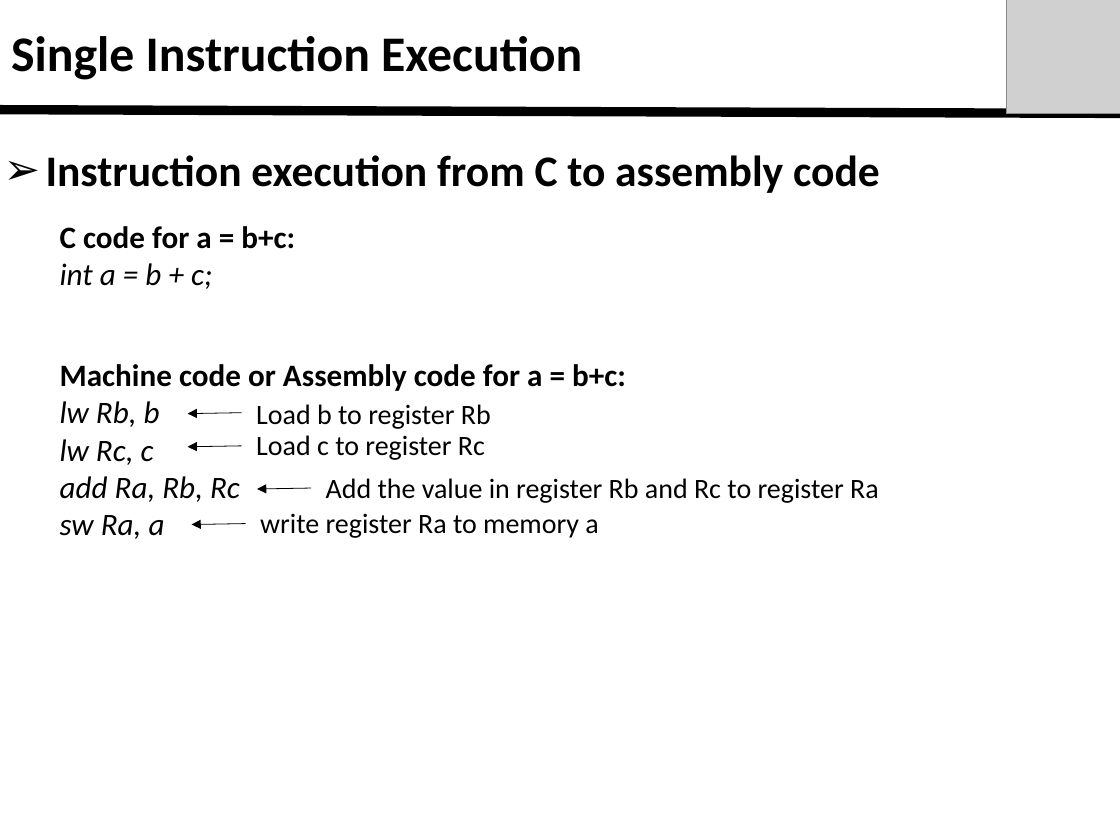
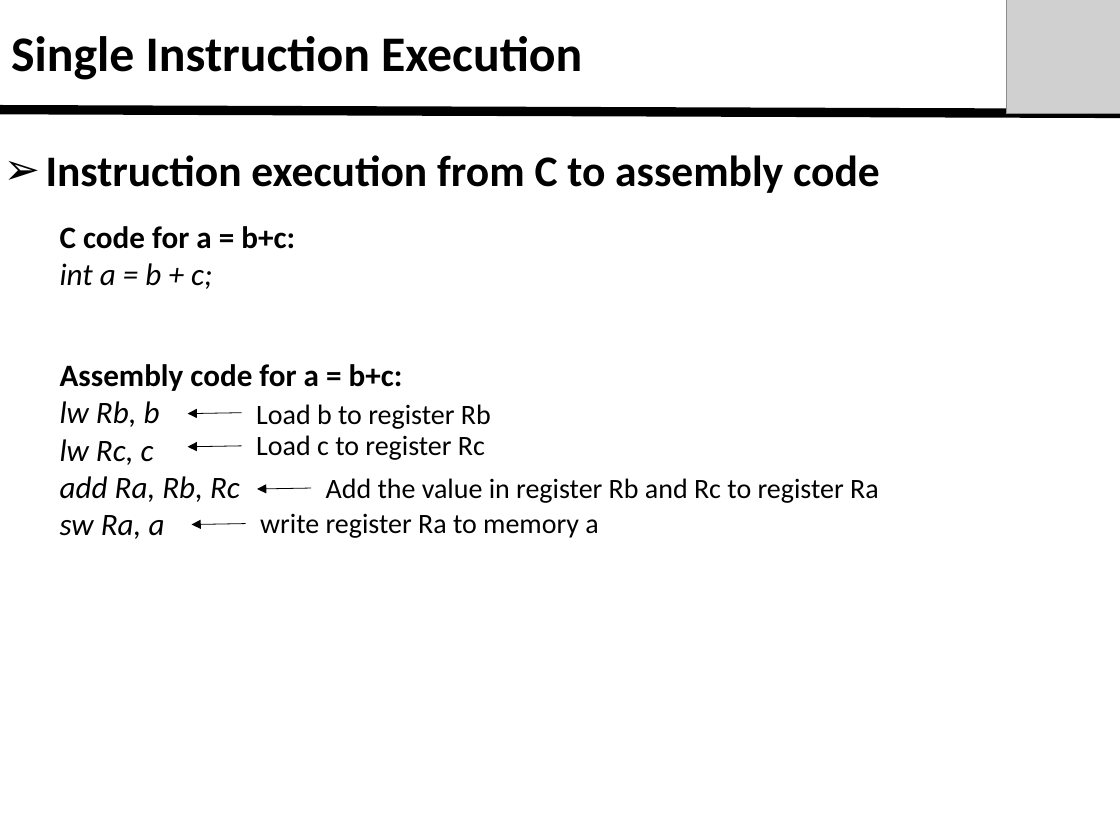
Before and after one commit to zouan616/Job-Hunting, a slide deck: slide 2 of lecture.pptx. Drawn at 1120x840 pixels with LibreOffice and Linux fonts; fonts in the diff are those of the drawing; grey boxes stand for pictures. Boxes give left, top, right and bottom in pixels: in the first picture for what was removed or moved away, otherwise in the second. Text is boxed around its words. In the diff, an @@ line names an element or a change of style, - is before the commit and + after.

```diff
--- a/lecture.pptx
+++ b/lecture.pptx
@@ text at (60, 364, 403, 391): text changed @@
-  Machine code or Assembly code for a = b+c:
+  Assembly code for a = b+c:
```
Also in this commit, not shown: 4 other slides changed, 1 slide added.
